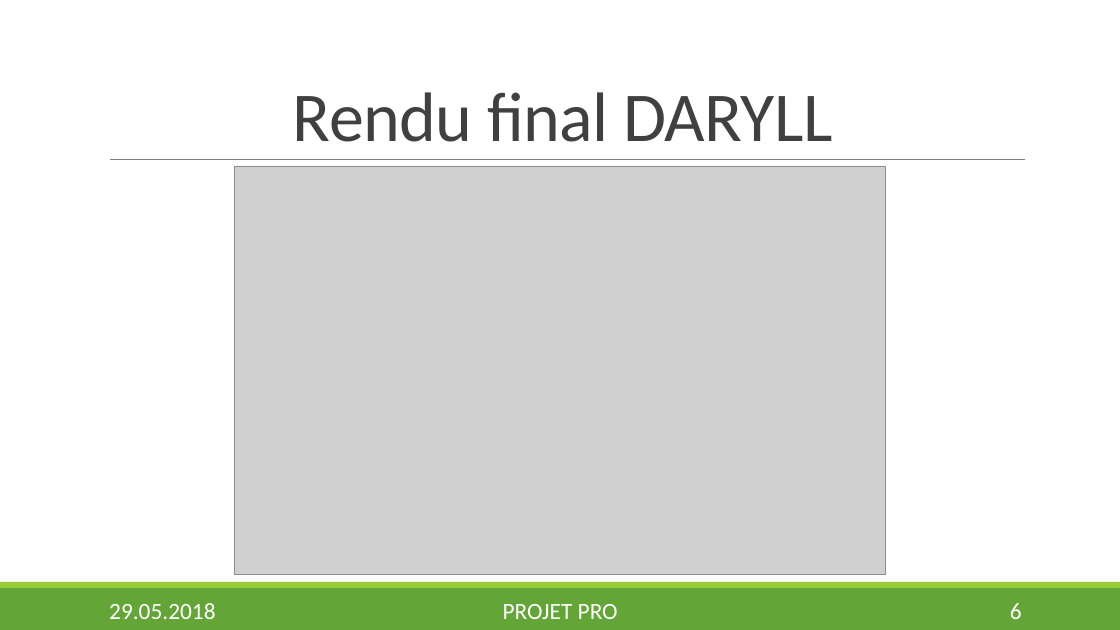
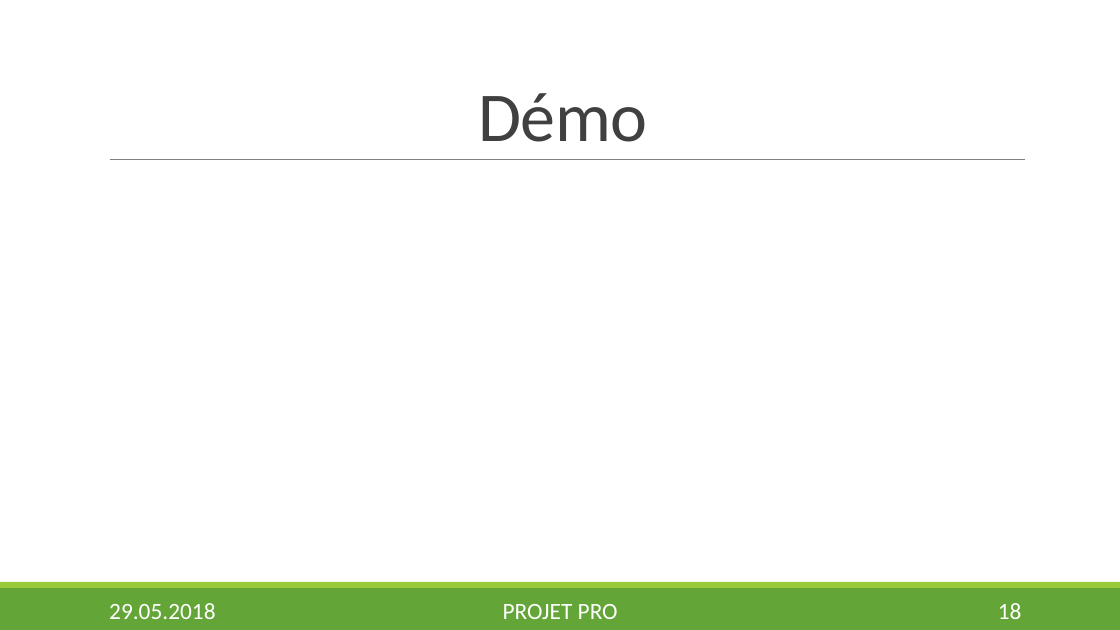
Before and after one commit to Nyahon/PRO, a slide deck: slide 18 of presentation/DaryllFinal.pptx (slide 6 before the commit). Drawn at 1120x630 pixels with LibreOffice and Linux fonts; fonts in the diff are those of the drawing; grey boxes stand for pictures; background and template pictures are left out. Boxes give left, top, right and bottom in pixels: in the first picture for what was removed or moved away, otherwise in the second. Text is boxed around its words. In the diff, an @@ line names an element or a change of style, - is before the commit and + after.

```diff
--- a/presentation/DaryllFinal.pptx
+++ b/presentation/DaryllFinal.pptx
@@ title at box(478, 93, 647, 142): text changed @@
-Rendu final DARYLL
+Démo
@@ picture removed at box(234, 166, 886, 576) @@
@@ page number at box(998, 603, 1022, 619): text changed @@
-6
+18
```
Also in this commit, not shown: 7 other slides changed, 10 slides added, 1 other file.
